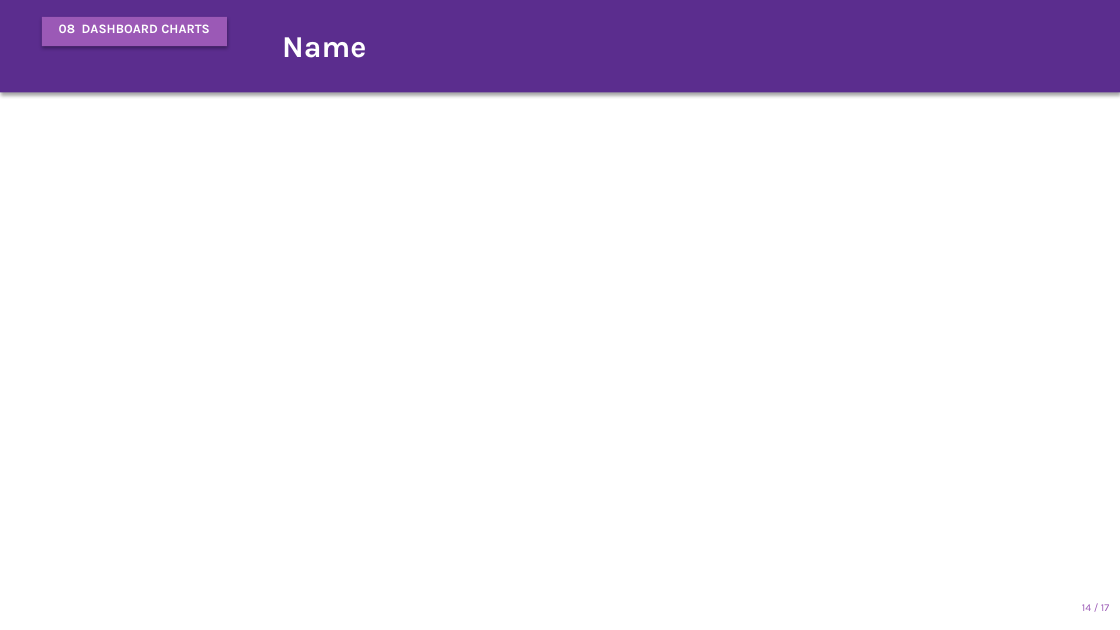
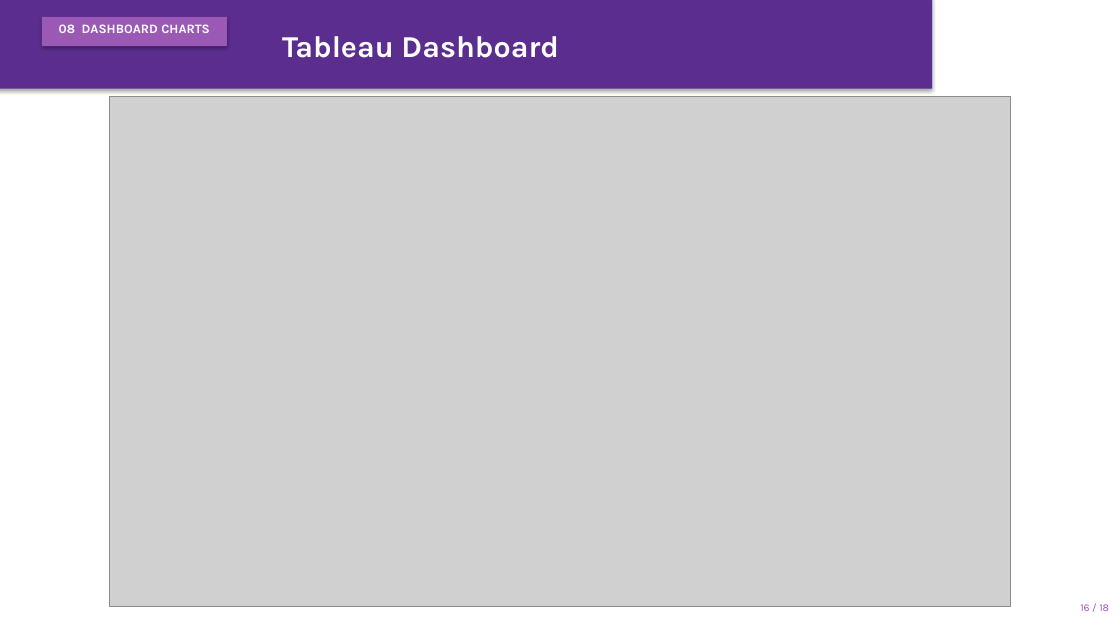
Before and after one commit to Alanood-Alyafeai/olist_analytics_AdvanceBusinessAnalytics_Project, a slide deck: slide 16 of Olist_Delivery_Intelligence_Presentation.pptx. Drawn at 1120x630 pixels with LibreOffice and Linux fonts; fonts in the diff are those of the drawing; grey boxes stand for pictures. Boxes give left, top, right and bottom in pixels: in the first picture for what was removed or moved away, otherwise in the second. Text is boxed around its words. In the diff, an @@ line names an element or a change of style, - is before the commit and + after.

Commit message:
Update Tableau outputs and clean presentation metadata

```diff
--- a/Olist_Delivery_Intelligence_Presentation.pptx
+++ b/Olist_Delivery_Intelligence_Presentation.pptx
@@ rectangle: place and size @@
-rectangle at [0, 0, 1120, 92]
+rectangle at [0, 0, 932, 88]
@@ text at [282, 36, 559, 58]: text changed @@
-Name
+Tableau Dashboard
@@ picture added at [109, 97, 1010, 607] @@
@@ text at [1080, 604, 1109, 611]: text changed @@
-14 / 17
+16 / 18
```
Also in this commit, not shown: 15 other slides changed, 8 other files.
